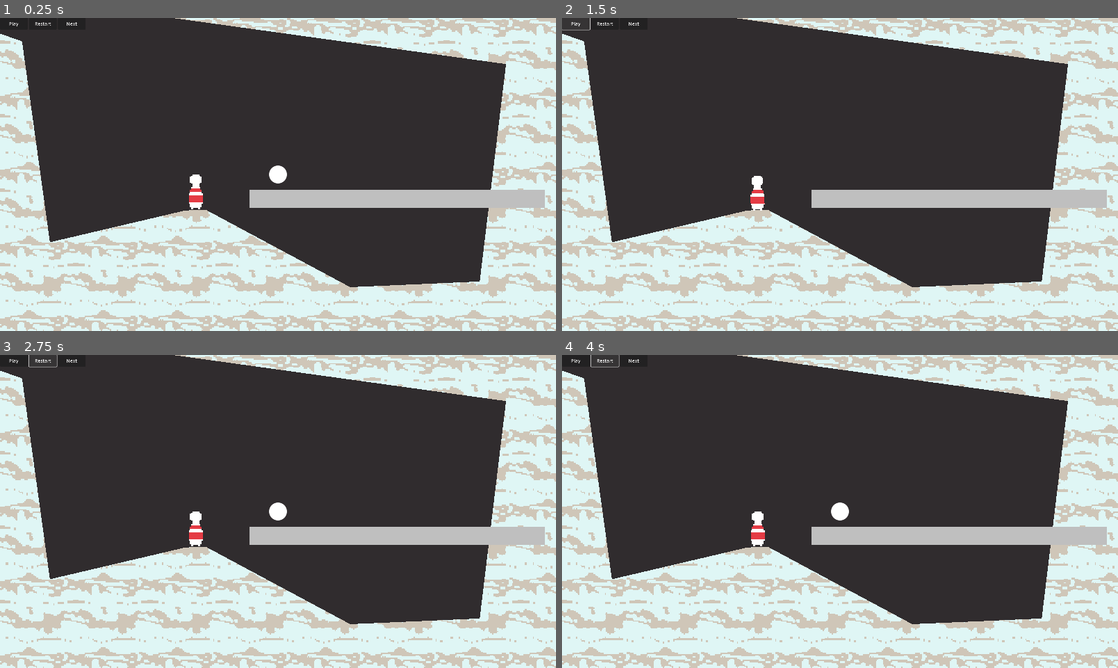
Above: before the commit, frames 1-4 (two rows, left to right).
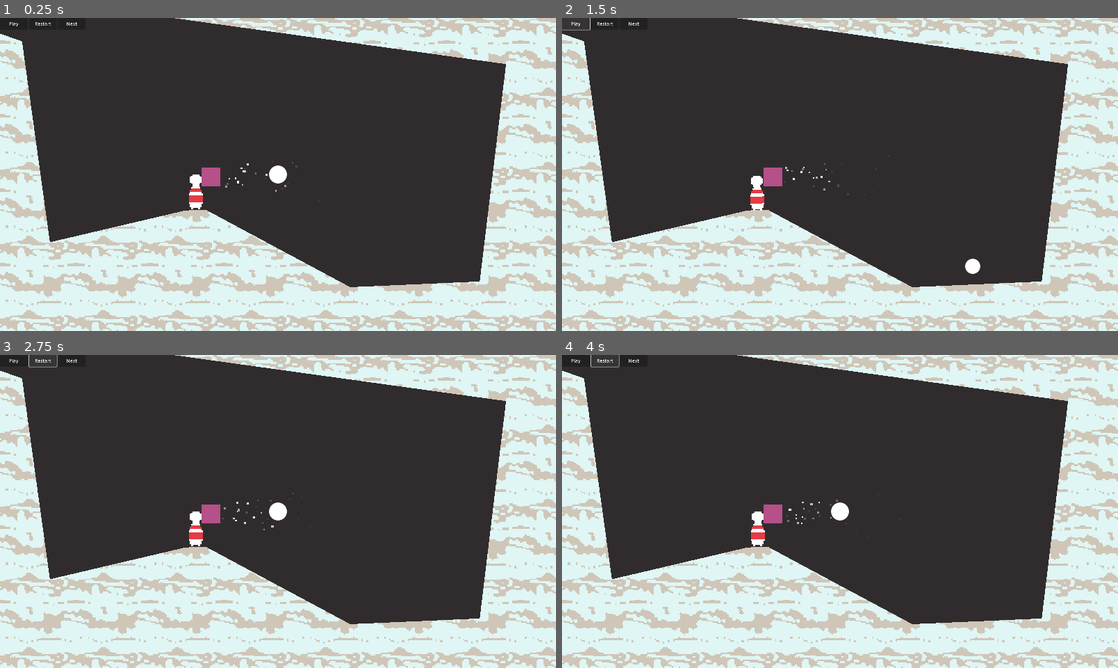
Above: after the commit, the same moments.

Repository: rylydou/mo-hacks-24
Game: Godot game, scene res://levels/test_level.tscn
Two runs of this game, one before a commit and one after it. Both use one fixed random seed, a clock stepped at 60 frames per second and the inputs below.
Inputs:
- Up to frame 1 (0.25 s): no input
- Up to frame 2 (1.5 s): click "Play" at 0.5 s; click "Play" at 1.25 s
- Up to frame 3 (2.75 s): click "Restart" at 2 s
- Up to frame 4 (4 s): click "Restart" at 2.75 s; click "Restart" at 3.5 s

The runs differ from the first frame. In frame 1, 3.1% of the frame differs, in the area x 36-98%, y 46-61%; in frame 2, 3.2%, in the area x 33-98%, y 46-82%; in frame 3, 3.1%; in frame 4, 3.1%.

Commit message:
vent

Diff:
--- a/levels/test_level.tscn
+++ b/levels/test_level.tscn
@@ -9,6 +9,7 @@
 [ext_resource type="Script" path="res://addons/rmsmartshape/materials/shape_material.gd" id="6_8pbge"]
 [ext_resource type="PackedScene" uid="uid://d1dvkak12py18" path="res://scenes/block.tscn" id="8_tct07"]
 [ext_resource type="PackedScene" uid="uid://cshgkgy8qwrib" path="res://scenes/pin.tscn" id="9_t85tf"]
+[ext_resource type="PackedScene" uid="uid://x3y0budgumnt" path="res://scenes/vent.tscn" id="10_hihrv"]
 
 [sub_resource type="Resource" id="Resource_ldk3o"]
 script = ExtResource("3_x5ojc")
@@ -310,9 +311,12 @@
 polygon = PackedVector2Array(-286.044, -161.945, -316.128, -242.055, -134.001, -319.034, 326.617, -156.509, 310.33, 169 …(233 unchanged characters)…
 
 [node name="Block" parent="." instance=ExtResource("8_tct07")]
-position = Vector2(103, 21)
+position = Vector2(55, 152)
 scale = Vector2(15.945, 1)
 metadata/pond = true
 
 [node name="Pin" parent="." instance=ExtResource("9_t85tf")]
 position = Vector2(-71, 14)
+
+[node name="Vent" parent="." instance=ExtResource("10_hihrv")]
+position = Vector2(-58, 2)
--- a/scenes/ball.tscn
+++ b/scenes/ball.tscn
@@ -22,7 +22,7 @@
 max_contacts_reported = 16
 contact_monitor = true
 script = ExtResource("1_uipxa")
-pond_shrink_factor = 16.0
+mass_factor = 0.031
 
 [node name="Collision" type="CollisionShape2D" parent="."]
 unique_name_in_owner = true
--- a/scenes/block.tscn
+++ b/scenes/block.tscn
@@ -1,10 +1,6 @@
-[gd_scene load_steps=6 format=3 uid="uid://d1dvkak12py18"]
+[gd_scene load_steps=4 format=3 uid="uid://d1dvkak12py18"]
 
 [ext_resource type="Script" path="res://scripts/moveable.gd" id="1_2ax31"]
-[ext_resource type="Shader" path="res://shaders/block.gdshader" id="1_oysx7"]
-
-[sub_resource type="ShaderMaterial" id="ShaderMaterial_up5a7"]
-shader = ExtResource("1_oysx7")
 
 [sub_resource type="QuadMesh" id="QuadMesh_ch8rh"]
 size = Vector2(16, 16)
@@ -13,10 +9,10 @@
 size = Vector2(16, 16)
 
 [node name="Block" type="StaticBody2D"]
+modulate = Color(0.909804, 0.717647, 0.588235, 1)
 input_pickable = true
 
 [node name="Mesh" type="MeshInstance2D" parent="."]
-material = SubResource("ShaderMaterial_up5a7")
 mesh = SubResource("QuadMesh_ch8rh")
 
 [node name="Collision" type="CollisionShape2D" parent="."]
--- /dev/null
+++ b/scenes/vent.tscn
@@ -0,0 +1,89 @@
+[gd_scene load_steps=9 format=3 uid="uid://x3y0budgumnt"]
+
+[ext_resource type="Script" path="res://scripts/moveable.gd" id="1_f88ah"]
+
+[sub_resource type="RectangleShape2D" id="RectangleShape2D_vmv55"]
+size = Vector2(16, 16)
+
+[sub_resource type="QuadMesh" id="QuadMesh_a60vg"]
+size = Vector2(16, 16)
+
+[sub_resource type="GDScript" id="GDScript_2x3jk"]
+script/source = "extends Area2D
+
+
+var ball: Ball
+
+func _physics_process(delta: float) -> void:
+	gravity_direction = Vector2.from_angle(global_rotation)
+
+	if not get_tree().paused and ball:
+		ball.radius -= ball.air_shrink_rate * delta
+
+
+func _on_body_entered(body: Node2D) -> void:
+	if body is Ball:
+		ball = body
+
+
+func _on_body_exited(body: Node2D) -> void:
+	if body is Ball:
+		ball = null
+"
+
+[sub_resource type="RectangleShape2D" id="RectangleShape2D_k3cfo"]
+size = Vector2(64, 32)
+
+[sub_resource type="Curve" id="Curve_wd4bq"]
+_data = [Vector2(1e-05, 0), 0.0, 0.0, 0, 0, Vector2(0.146302, 1), 0.0, 0.0, 0, 0, Vector2(0.663987, 0.0660704), 0.0, 0.0, 0, 0, Vector2(1, 0), -0.196631, 0.0, 1, 0]
+point_count = 4
+
+[sub_resource type="CurveTexture" id="CurveTexture_tso5v"]
+width = 32
+curve = SubResource("Curve_wd4bq")
+
+[sub_resource type="ParticleProcessMaterial" id="ParticleProcessMaterial_jr88a"]
+particle_flag_disable_z = true
+emission_shape = 3
+emission_box_extents = Vector3(1, 8, 1)
+spread = 15.0
+initial_velocity_min = 32.0
+initial_velocity_max = 128.0
+gravity = Vector3(0, 0, 0)
+scale_max = 2.0
+alpha_curve = SubResource("CurveTexture_tso5v")
+
+[node name="Vent" type="StaticBody2D"]
+input_pickable = true
+
+[node name="CollisionShape2D" type="CollisionShape2D" parent="."]
+shape = SubResource("RectangleShape2D_vmv55")
+
+[node name="MeshInstance2D" type="MeshInstance2D" parent="."]
+modulate = Color(0.709804, 0.313726, 0.533333, 1)
+mesh = SubResource("QuadMesh_a60vg")
+
+[node name="Area2D" type="Area2D" parent="."]
+process_mode = 3
+gravity_space_override = 3
+gravity_point_center = Vector2(1, 0)
+gravity_direction = Vector2(1, 0)
+gravity = 512.0
+script = SubResource("GDScript_2x3jk")
+
+[node name="CollisionShape2D" type="CollisionShape2D" parent="Area2D"]
+position = Vector2(40, 0)
+shape = SubResource("RectangleShape2D_k3cfo")
+
+[node name="Movable" type="Node" parent="."]
+script = ExtResource("1_f88ah")
+
+[node name="GPUParticles2D" type="GPUParticles2D" parent="."]
+process_mode = 3
+position = Vector2(8, 0)
+amount = 32
+process_material = SubResource("ParticleProcessMaterial_jr88a")
+preprocess = 124.7
+
+[connection signal="body_entered" from="Area2D" to="Area2D" method="_on_body_entered"]
+[connection signal="body_exited" from="Area2D" to="Area2D" method="_on_body_exited"]
--- a/scripts/ball.gd
+++ b/scripts/ball.gd
@@ -5,8 +5,8 @@
 @export var mass_factor := 1.0
 @export var snow_grow_factor := 9.0
 @onready var snow_grow_rate := 1.0 / pow(2, snow_grow_factor)
-@export var pond_shrink_factor := 8.0
-@onready var pond_shrink_rate := 1.0 / pow(2, pond_shrink_factor)
+@export var pond_shrink_rate := 8.0
+@export var air_shrink_rate := 4.0
 
 
 @onready var collision: CollisionShape2D = %'Collision'
@@ -19,7 +19,7 @@
 		if body.has_meta('snow'):
 			radius += snow_grow_rate * linear_velocity.length()
 		if body.has_meta('pond'):
-			radius -= pond_shrink_factor * delta
+			radius -= air_shrink_rate * delta
 
 	if radius < 4:
 		queue_free()
--- a/shaders/block.gdshader
+++ /dev/null
@@ -1,7 +0,0 @@
-shader_type canvas_item;
-
-
-void fragment() {
-	COLOR.rgb = vec3(0.75, 0.75, 0.75);
-	COLOR.a = 1.0;
-}
Not shown: 1 places in levels/test_level.tscn that only renumber resources
